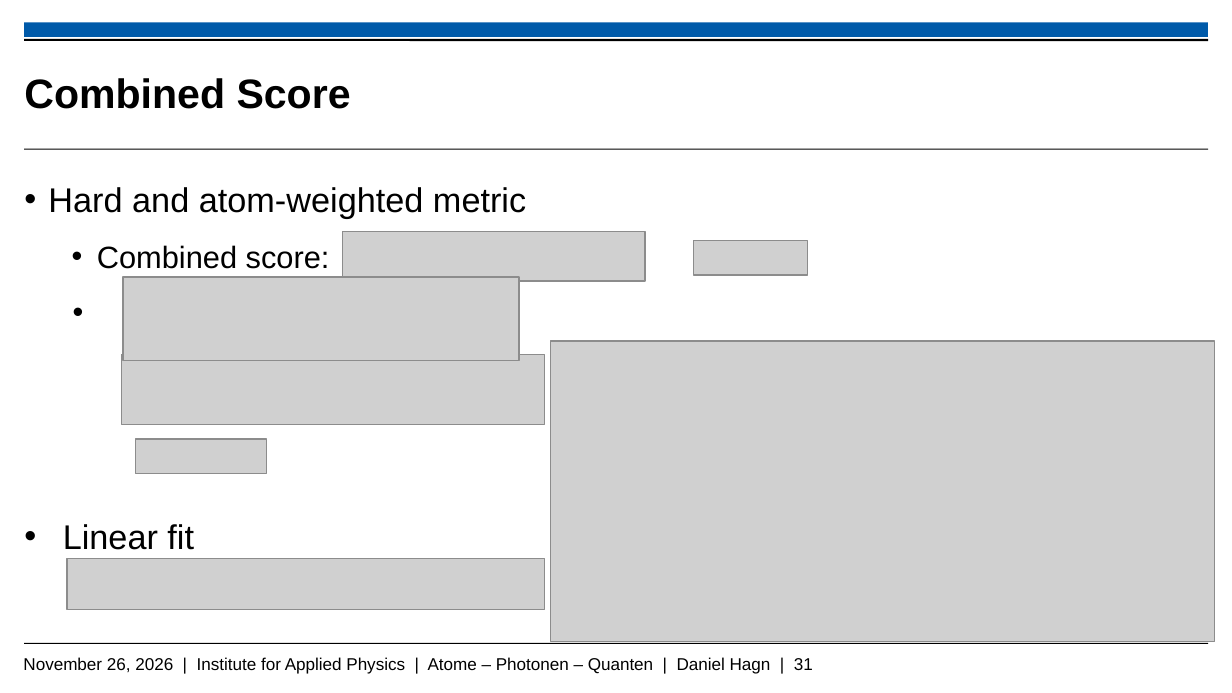
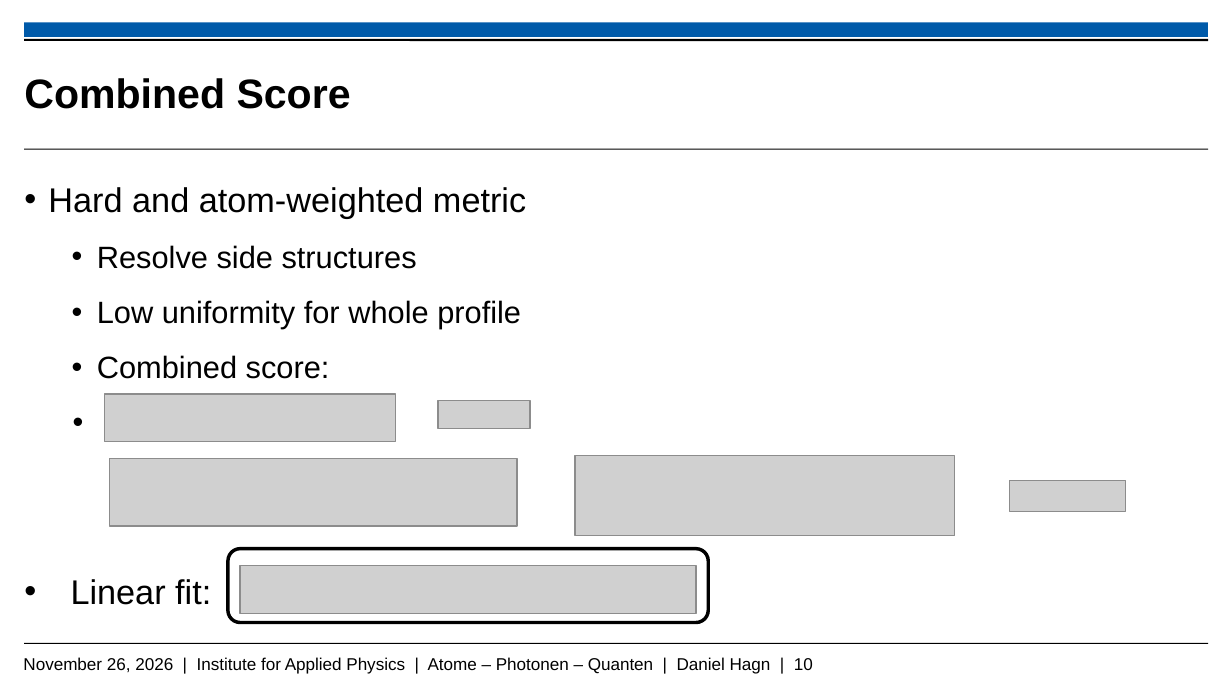
Before and after one commit to Daniel-Hagn-physik/Masterthesis_Backup, a slide deck: slide 10 of Hagn_Daniel_Mastervortrag.pptx (slide 31 before the commit). Drawn at 1232x693 pixels with LibreOffice and Linux fonts; fonts in the diff are those of the drawing; grey boxes stand for pictures; background and template pictures are left out. Boxes give left, top, right and bottom in pixels: in the first picture for what was removed or moved away, otherwise in the second. Text is boxed around its words. In the diff, an @@ line names an element or a change of style, - is before the commit and + after.

Commit message:
19.11

```diff
--- a/Hagn_Daniel_Mastervortrag.pptx
+++ b/Hagn_Daniel_Mastervortrag.pptx
@@ text at bbox=[97, 245, 521, 329]: paragraphs added @@
+    • Resolve side structures
+    • Low uniformity for whole profile
@@ picture removed at bbox=[551, 341, 1215, 642] @@
@@ picture: place and size @@
-picture at bbox=[342, 232, 644, 281]
+picture at bbox=[105, 394, 395, 442]
@@ picture: place and size @@
-picture at bbox=[694, 240, 807, 275]
+picture at bbox=[439, 400, 531, 429]
@@ picture: place and size @@
-picture at bbox=[121, 355, 545, 425]
+picture at bbox=[110, 458, 517, 526]
@@ picture: place and size @@
-picture at bbox=[123, 277, 519, 361]
+picture at bbox=[575, 456, 955, 536]
@@ picture: place and size @@
-picture at bbox=[136, 439, 266, 473]
+picture at bbox=[1009, 480, 1125, 511]
@@ rounded rectangle added at bbox=[228, 548, 708, 622], fill #FFFFFF, outline #000000 2 pt @@
@@ picture: place and size @@
-picture at bbox=[67, 558, 545, 609]
+picture at bbox=[240, 565, 696, 614]
@@ text at bbox=[71, 579, 211, 605]: text changed @@
-  • Linear fit
+  • Linear fit:
@@ text at bbox=[23, 657, 813, 674]: text changed @@
-November 26, 2026 | Institute for Applied Physics | Atome – Photonen – Quanten | Daniel Hagn | 31
+November 26, 2026 | Institute for Applied Physics | Atome – Photonen – Quanten | Daniel Hagn | 10
```
Also in this commit, not shown: 11 other slides changed, 6 slides added, 7 slides removed.
